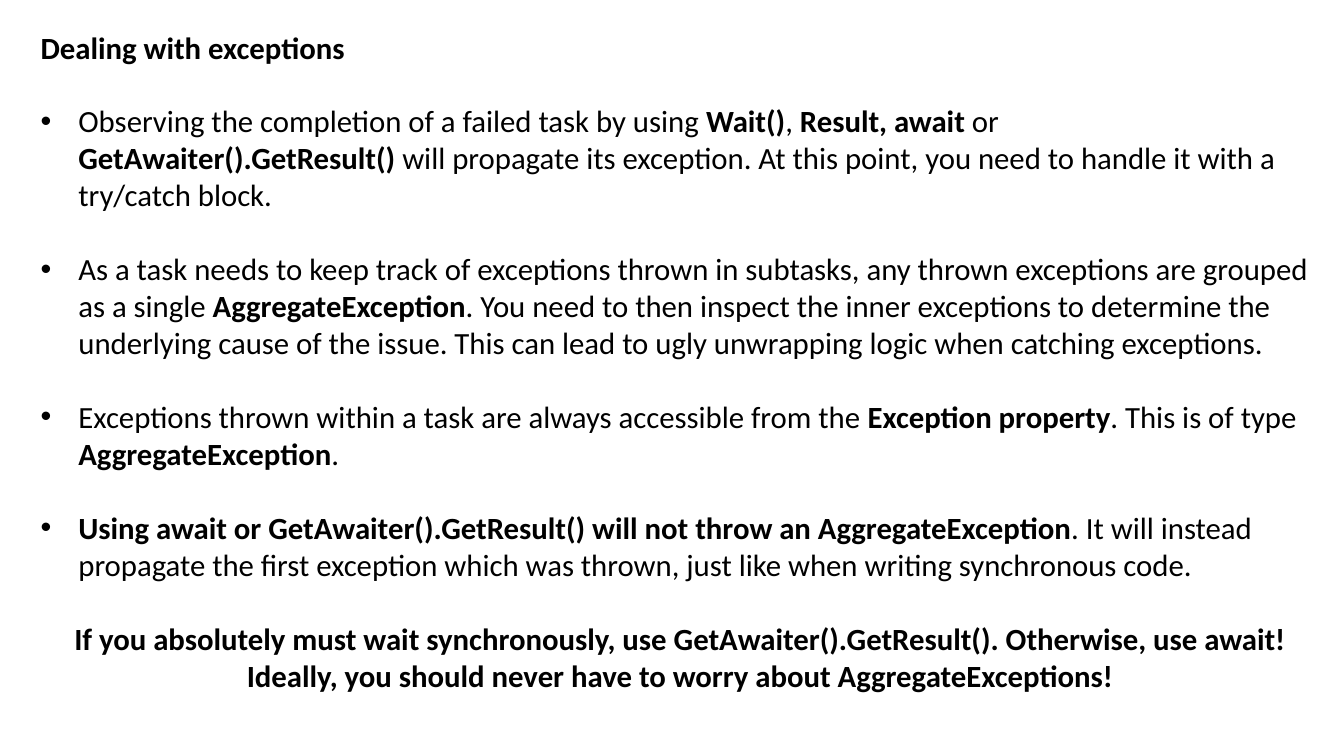
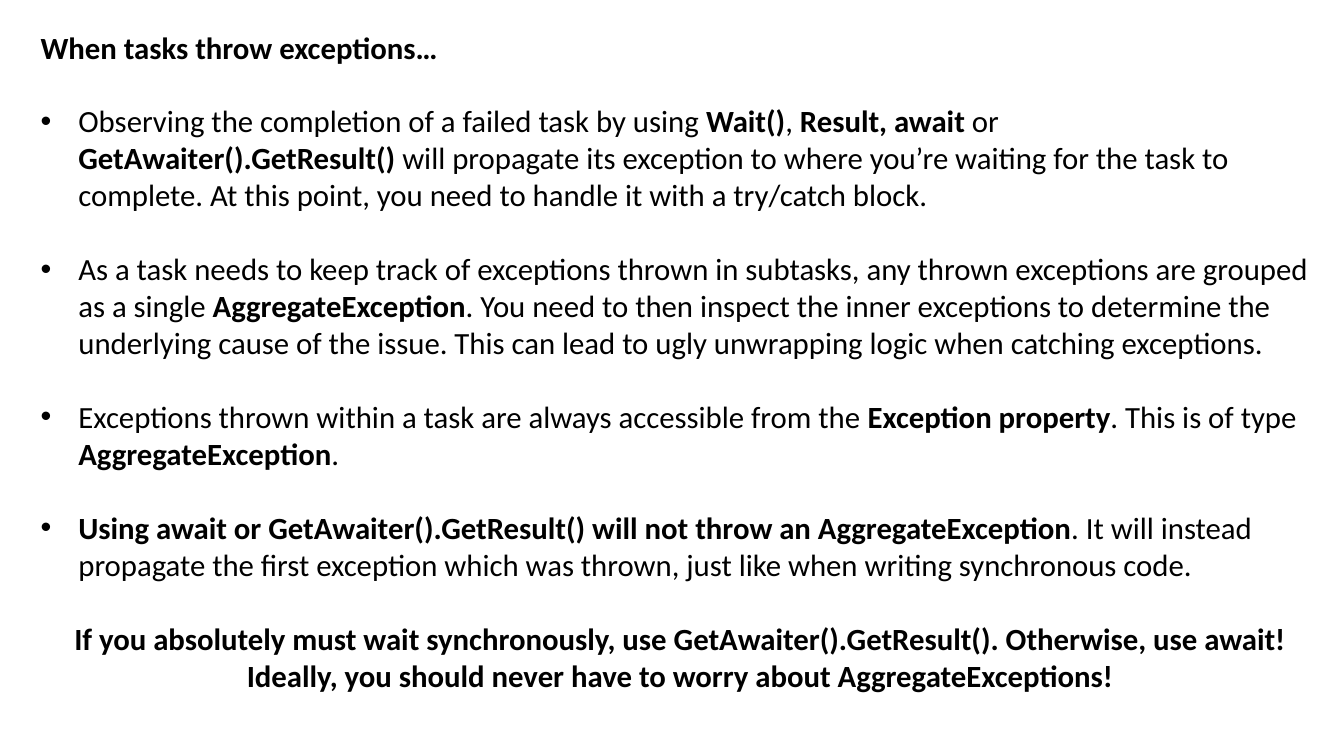
Before and after one commit to JoshKain/AsyncAwaitQuiz, a slide deck: slide 16 of Async and await presentation.pptx. Drawn at 1344x756 pixels with LibreOffice and Linux fonts; fonts in the diff are those of the drawing. Boxes give left, top, right and bottom in pixels: in the first picture for what was removed or moved away, otherwise in the second. Text is boxed around its words. In the diff, an @@ line names an element or a change of style, - is before the commit and + after.

```diff
--- a/Async and await presentation.pptx
+++ b/Async and await presentation.pptx
@@ text at bbox=[41, 37, 1228, 211]: text changed @@
-Dealing with exceptions
-• Observing the completion of a failed task by using Wait(), Result, await or GetAwaiter().GetResult() will propagate its exception. At this point, you need to handle it with a try/catch block.
+When tasks throw exceptions…
+• Observing the completion of a failed task by using Wait(), Result, await or GetAwaiter().GetResult() will propagate its exception to where you’re waiting for the task to complete. At this point, you need to handle it with a try/catch block.
```
Also in this commit, not shown: 2 other slides changed, 2 slides added, 1 slide removed.
